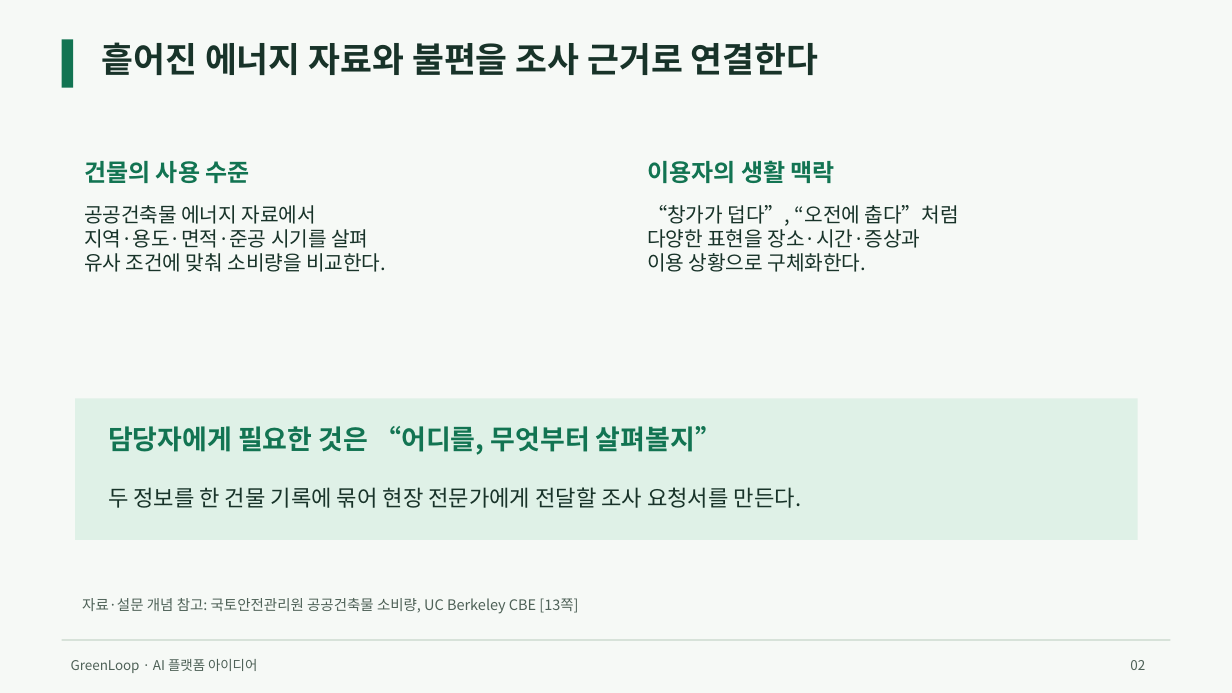
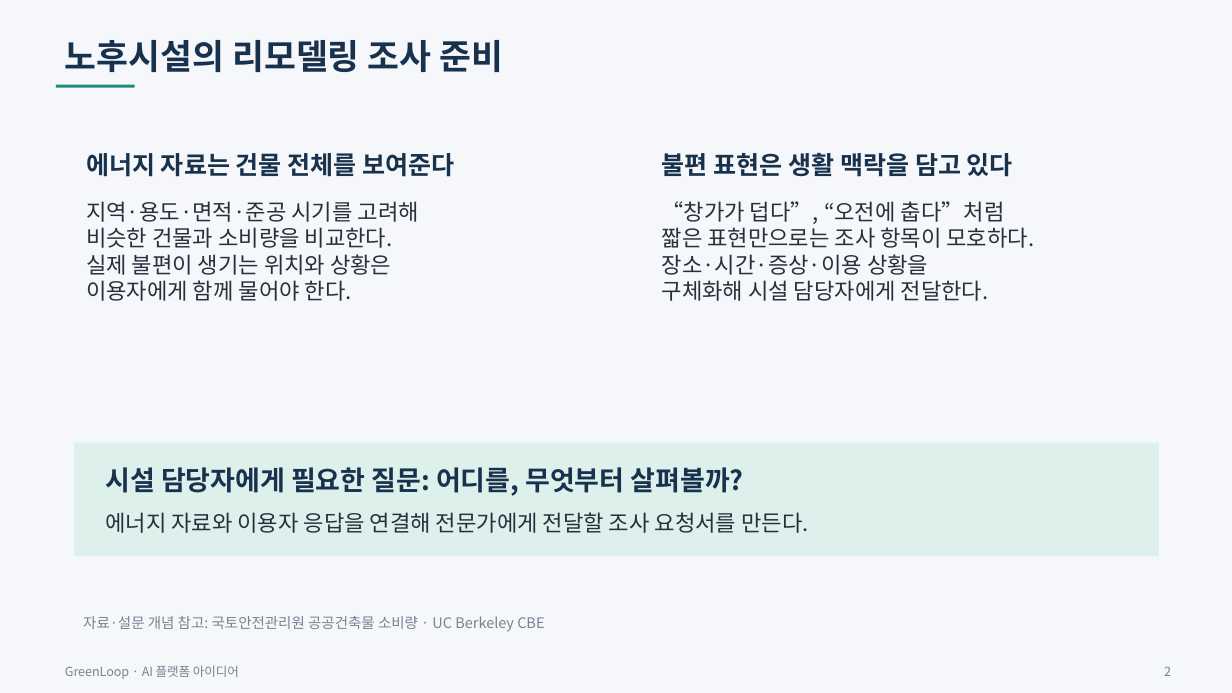
Before and after one commit to jeongiryang/green-remodeling-ai-2026, a slide deck: slide 2 of deliverables/final/GreenLoop_아이디어제안서.pptx. Drawn at 1232x693 pixels with LibreOffice and Linux fonts; fonts in the diff are those of the drawing. Boxes give left, top, right and bottom in pixels: in the first picture for what was removed or moved away, otherwise in the second. Text is boxed around its words. In the diff, an @@ line names an element or a change of style, - is before the commit and + after.

Commit message:
Finalize GreenLoop proposal with corrected PDF reference and submit preliminary entry

```diff
--- a/deliverables/final/GreenLoop_아이디어제안서.pptx
+++ b/deliverables/final/GreenLoop_아이디어제안서.pptx
@@ background #F6F9F6 to #F5F7FA @@
@@ rectangle removed at bbox=[62, 40, 73, 88] @@
@@ text added at bbox=[65, 40, 503, 72], 27 pt, text #18324D, bold @@
+노후시설의 리모델링 조사 준비
@@ text removed at bbox=[101, 42, 819, 75] @@
-흩어진 에너지 자료와 불편을 조사 근거로 연결한다
@@ rectangle added at bbox=[55, 85, 134, 88], fill #20897D @@
@@ text at bbox=[86, 153, 455, 177]: text changed; size 18.8 to 19.5 pt; text colour #127452 to #18324D @@
-건물의 사용 수준
+에너지 자료는 건물 전체를 보여준다
@@ text at bbox=[662, 153, 1013, 177]: text changed; size 18.8 to 19.5 pt; text colour #127452 to #18324D @@
-이용자의 생활 맥락
+불편 표현은 생활 맥락을 담고 있다
@@ text at bbox=[86, 201, 419, 301]: text changed; size 15.8 to 17.2 pt; text colour #183329 to #27313D @@
-공공건축물 에너지 자료에서
-지역·용도·면적·준공 시기를 살펴
-유사 조건에 맞춰 소비량을 비교한다.
+지역·용도·면적·준공 시기를 고려해
+비슷한 건물과 소비량을 비교한다.
+실제 불편이 생기는 위치와 상황은
+이용자에게 함께 물어야 한다.
@@ text "“창가가 덥다”, “오전에 춥다”처럼": place and size @@
-text "“창가가 덥다”, “오전에 춥다”처럼" at bbox=[647, 205, 959, 272]
+text "“창가가 덥다”, “오전에 춥다”처럼" at bbox=[662, 201, 1035, 301]
@@ text at bbox=[662, 201, 1005, 224]: size 15.8 to 17.2 pt, text colour #183329 to #27313D in "“창가가 덥다”, “오전에 춥다”처럼" @@
@@ text at bbox=[662, 227, 1035, 301]: text changed; size 15.8 to 17.2 pt; text colour #183329 to #27313D @@
-다양한 표현을 장소·시간·증상과
-이용 상황으로 구체화한다.
+짧은 표현만으로는 조사 항목이 모호하다.
+장소·시간·증상·이용 상황을
+구체화해 시설 담당자에게 전달한다.
@@ rectangle: place and size @@
-rectangle at bbox=[75, 398, 1138, 540]
+rectangle at bbox=[74, 443, 1159, 556]
@@ rectangle at bbox=[74, 443, 1159, 556]: fill #DFF1E7 to #DDF0EB @@
@@ text at bbox=[105, 467, 744, 496]: text changed; text colour #127452 to #18324D @@
-담당자에게 필요한 것은 “어디를, 무엇부터 살펴볼지”
+시설 담당자에게 필요한 질문: 어디를, 무엇부터 살펴볼까?
@@ text at bbox=[105, 512, 809, 533]: text changed; text colour #183329 to #27313D @@
-두 정보를 한 건물 기록에 묶어 현장 전문가에게 전달할 조사 요청서를 만든다.
+에너지 자료와 이용자 응답을 연결해 전문가에게 전달할 조사 요청서를 만든다.
@@ text at bbox=[83, 616, 544, 632]: text changed; text colour #4E6157 to #778392 @@
-자료·설문 개념 참고: 국토안전관리원 공공건축물 소비량, UC Berkeley CBE [13쪽]
+자료·설문 개념 참고: 국토안전관리원 공공건축물 소비량 · UC Berkeley CBE
@@ rectangle removed at bbox=[62, 640, 1171, 641] @@
@@ text "GreenLoop · AI 플랫폼 아이디어" at bbox=[65, 665, 239, 679]: size 10.5 to 9.8 pt, text colour #4E6157 to #778392 @@
@@ text at bbox=[1164, 666, 1171, 676]: text changed; size 10.5 to 9.8 pt; text colour #4E6157 to #778392 @@
-02
+2
```
Also in this commit, not shown: 12 other slides changed, 14 other files.
